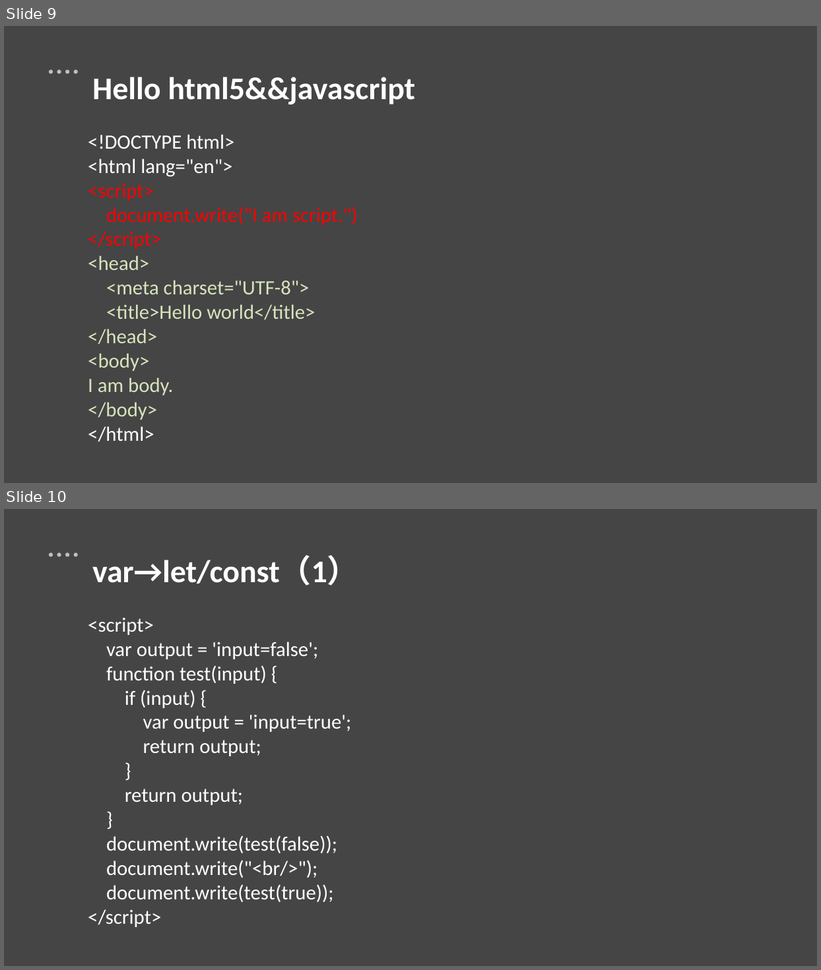
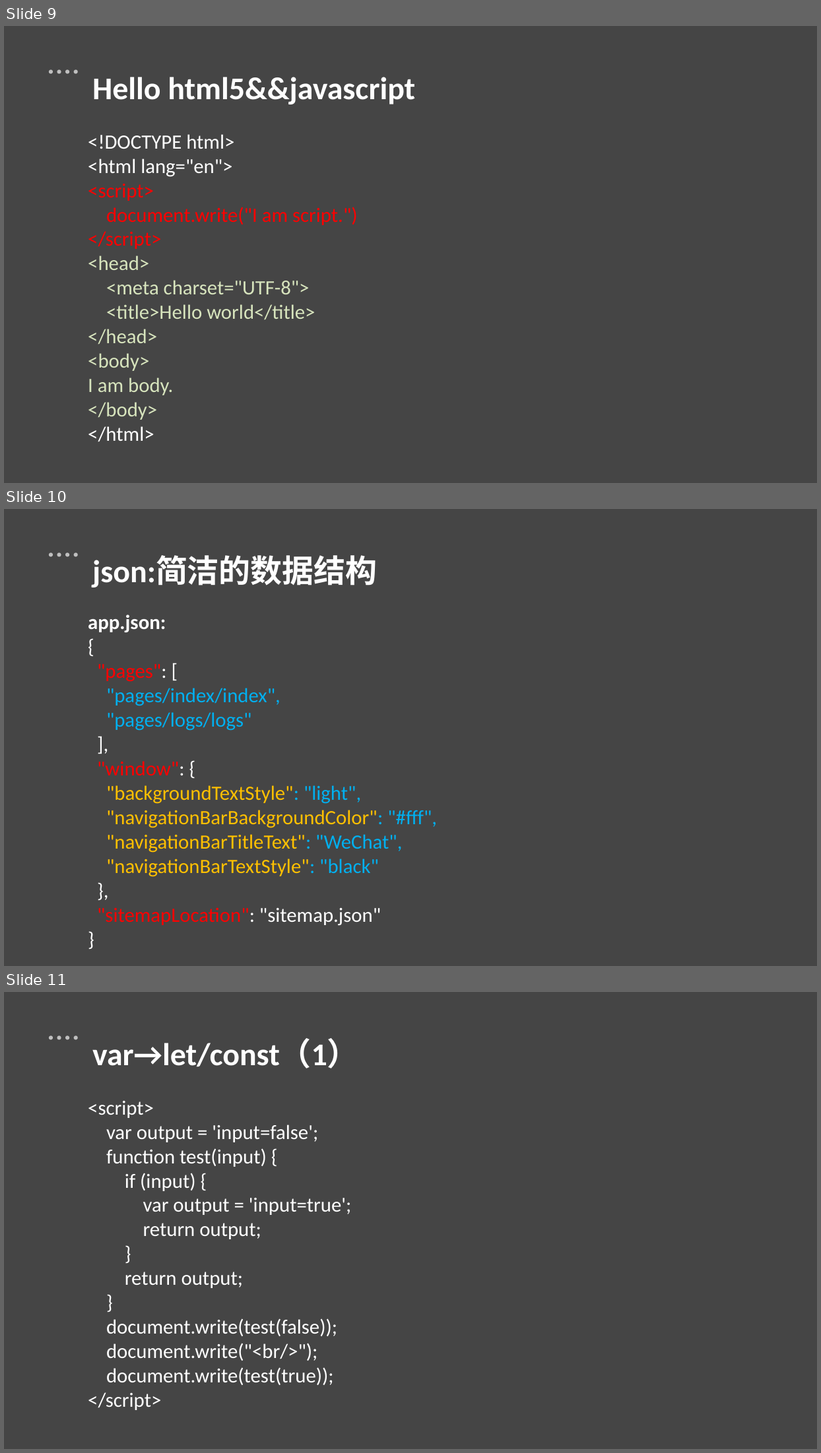
Before and after one commit to gerryhjs/htmljs, a slide deck: html&js课件/html&js.pptx. Shown one above the other, each under a label of ours: slides 9 and 10 before the commit, slides 9, 10 and 11 after it. The pictures are 821x970 and 821x1453 pixels, drawn with LibreOffice and Linux fonts; fonts in the diff are those of the drawing. Boxes give left, top, right and bottom in pixels: in the first picture for what was removed or moved away, otherwise in the second. Text is boxed around its words. In the diff, an @@ line names an element or a change of style, - is before the commit and + after.

```diff
--- a/html&js课件/html&js.pptx
+++ b/html&js课件/html&js.pptx
@@ slide 10 added at bbox=[4, 509, 817, 966], background #D9D9D9 at 56% opacity; not listed: 5 template elements that a slide beside it also shows @@
@@ text added at bbox=[92, 555, 377, 588], 28 pt, text #FFFFFF, bold @@
+json:简洁的数据结构
@@ text added at bbox=[88, 615, 437, 926], 18 pt, text #FFC000 @@
+app.json:
+{
+"pages": [
+"pages/index/index",
+"pages/logs/logs"
+],
+"window": {
+"backgroundTextStyle": "light",
+"navigationBarBackgroundColor": "#fff",
+"navigationBarTitleText": "WeChat",
+"navigationBarTextStyle": "black"
+},
+"sitemapLocation": "sitemap.json"
+}
@@ what was slide 10 is now slide 11 @@
```
Also in this commit, not shown: 2 slides changed, 5 other slides added.
